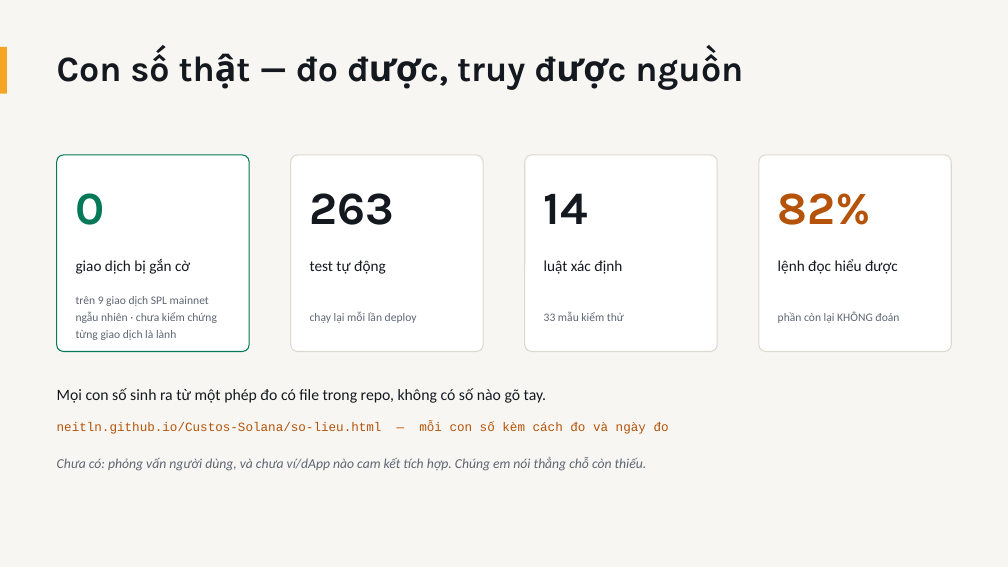
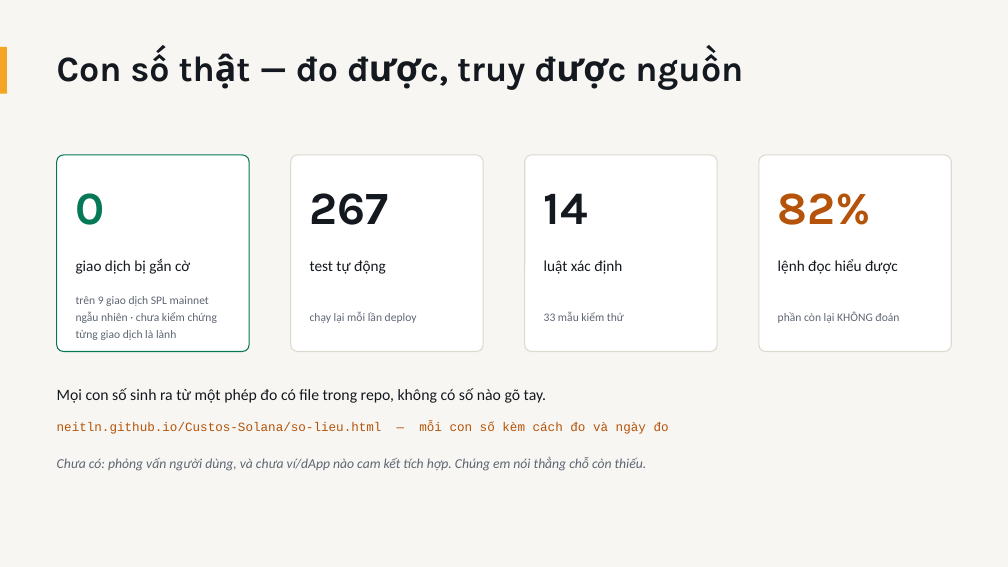
Before and after one commit to NeitLN/Custos-Solana, a slide deck: slide 9 of docs/nop-bai/CUSTOS-PITCH.pptx. Drawn at 1008x567 pixels with LibreOffice and Linux fonts; fonts in the diff are those of the drawing. Boxes give left, top, right and bottom in pixels: in the first picture for what was removed or moved away, otherwise in the second. Text is boxed around its words. In the diff, an @@ line names an element or a change of style, - is before the commit and + after.

```diff
--- a/docs/nop-bai/CUSTOS-PITCH.pptx
+++ b/docs/nop-bai/CUSTOS-PITCH.pptx
@@ text at box(310, 193, 389, 225): text changed @@
-263
+267
```
Also in this commit, not shown: 5 other files.
